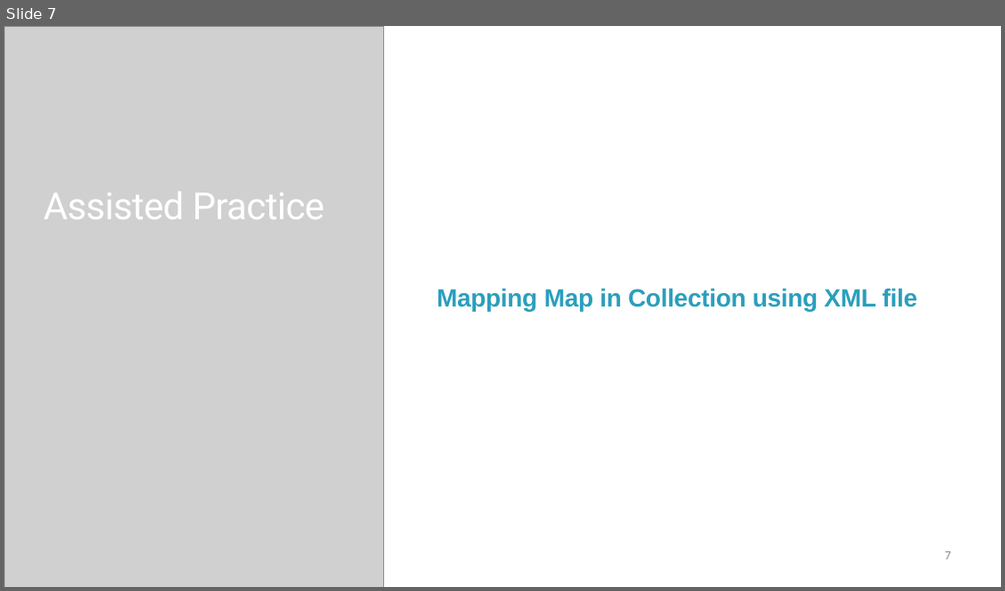
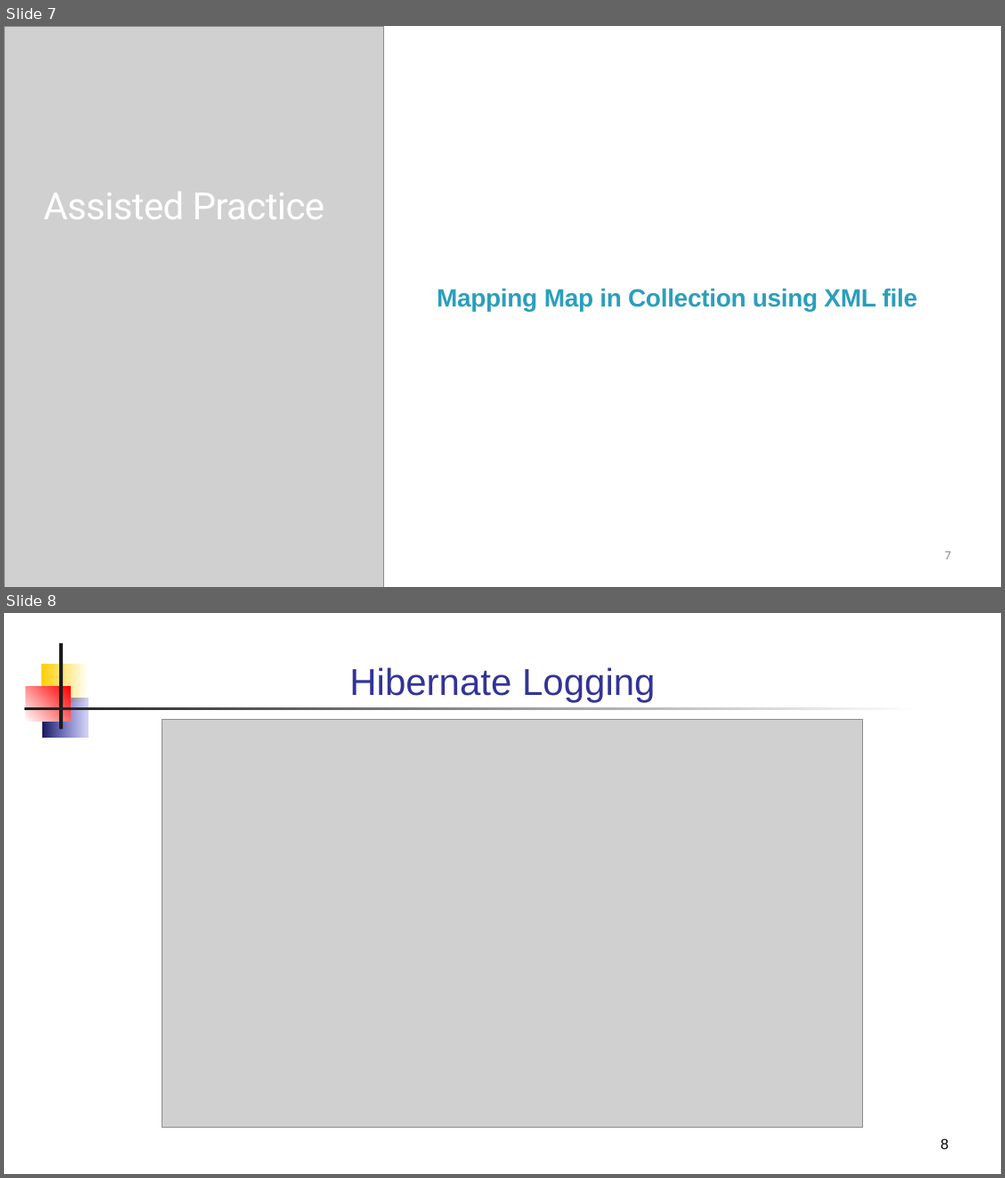
Before and after one commit to StevenJoseph19/DXC-FSD, a slide deck: 2. Web Development and Database/Day 13/Slides/3. Collection Mapping and Logging in Hibernate/collection-mapping-and-logging-in-hibernate-slides.pptx. Shown one above the other, each under a label of ours: slide 7 before the commit, slides 7 and 8 after it. The pictures are 1005x591 and 1005x1178 pixels, drawn with LibreOffice and Linux fonts; fonts in the diff are those of the drawing; grey boxes stand for pictures. Boxes give left, top, right and bottom in pixels: in the first picture for what was removed or moved away, otherwise in the second. Text is boxed around its words. In the diff, an @@ line names an element or a change of style, - is before the commit and + after.

```diff
--- a/2. Web Development and Database/Day 13/Slides/3. Collection Mapping and Logging in Hibernate/collection-mapping-and-logging-in-hibernate-slides.pptx
+++ b/2. Web Development and Database/Day 13/Slides/3. Collection Mapping and Logging in Hibernate/collection-mapping-and-logging-in-hibernate-slides.pptx
@@ slide 8 added at [4, 613, 1001, 1174], background #FFFFFF @@
@@ rectangle added at [41, 664, 89, 702], fill gradient #FFCF01 to #FFFFFF @@
@@ rectangle added at [59, 643, 63, 729], fill #1C1C1C @@
@@ rectangle added at [25, 687, 70, 722], fill gradient #FFFFFF to #FF0000 @@
@@ title added at [349, 667, 655, 702], 54 pt, text #333399 @@
+Hibernate Logging
@@ rectangle added at [24, 707, 921, 710], fill gradient #1C1C1C to #FFFFFF @@
@@ rectangle added at [43, 698, 89, 737], fill gradient #242492 to #3333CC @@
@@ picture added at [162, 719, 862, 1127] @@
@@ page number added at [940, 1138, 948, 1149], 21 pt, text #000000 @@
+8
```
Also in this commit, not shown: 2 other slides added, 9 other files.
